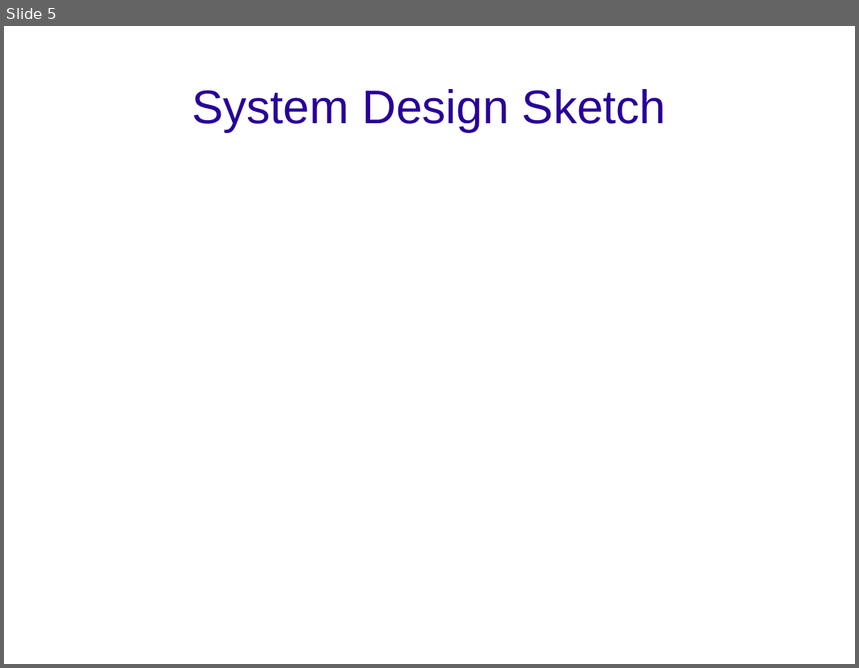
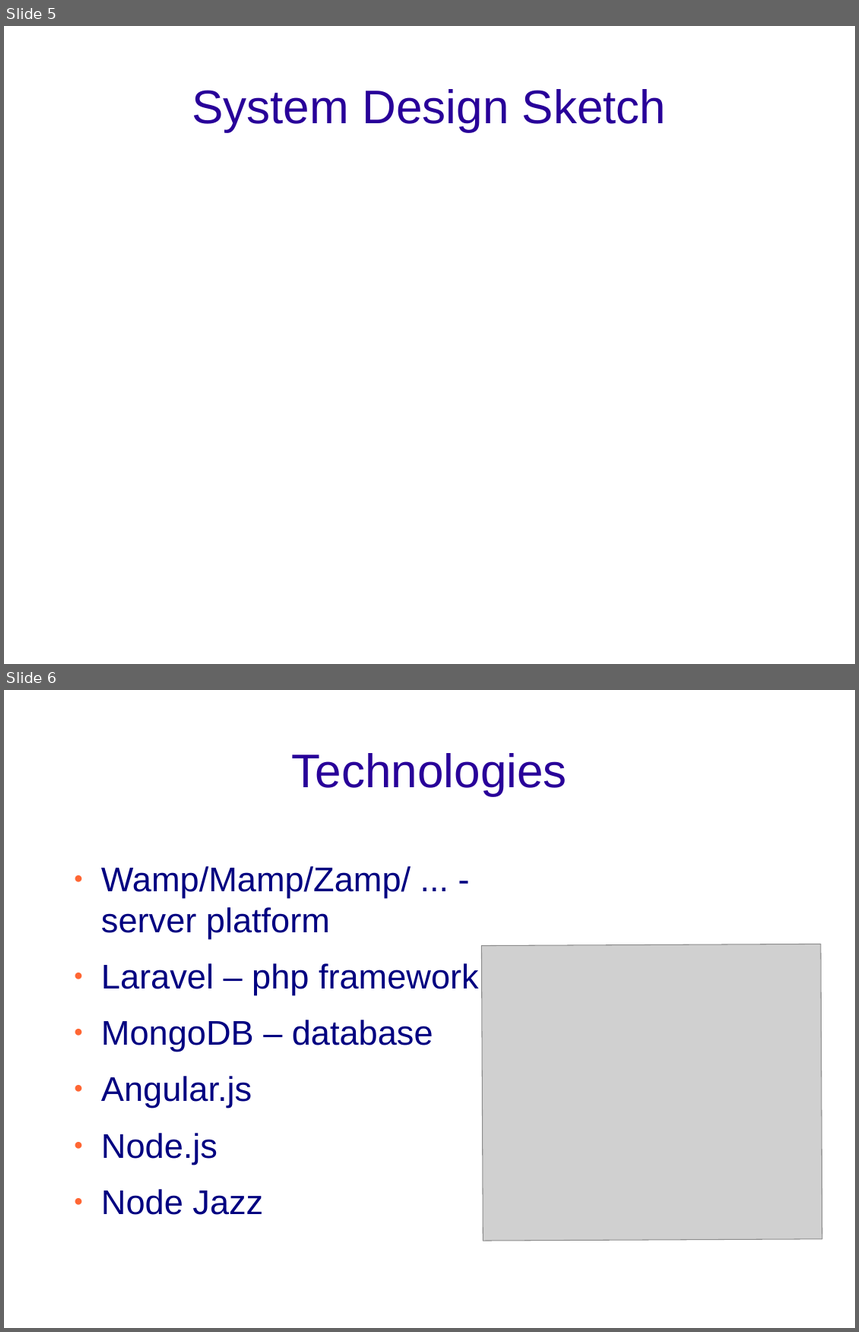
Before and after one commit to connorcook/digidiet, a slide deck: Presentations/demo1.odp. Shown one above the other, each under a label of ours: slide 5 before the commit, slides 5 and 6 after it. The pictures are 859x668 and 859x1332 pixels, drawn with LibreOffice and Linux fonts; fonts in the diff are those of the drawing; grey boxes stand for pictures; background and template pictures are left out. Boxes give left, top, right and bottom in pixels: in the first picture for what was removed or moved away, otherwise in the second. Text is boxed around its words. In the diff, an @@ line names an element or a change of style, - is before the commit and + after.

```diff
--- a/Presentations/demo1.odp
+++ b/Presentations/demo1.odp
@@ slide 6 added at (4,690,855,1328), background picture (left out) @@
@@ title added at (292,753,567,796), 44 pt, text #280099 @@
+Technologies
@@ text added at (101,866,479,1215), 32 pt, text #000080 @@
+● Wamp/Mamp/Zamp/ ... - server platform
+● Laravel – php framework
+● MongoDB – database
+● Angular.js
+● Node.js
+● Node Jazz
@@ picture added at (482,944,823,1241) @@
```
Also in this commit, not shown: 3 slides changed, 4 other slides added, 5 slides removed.
